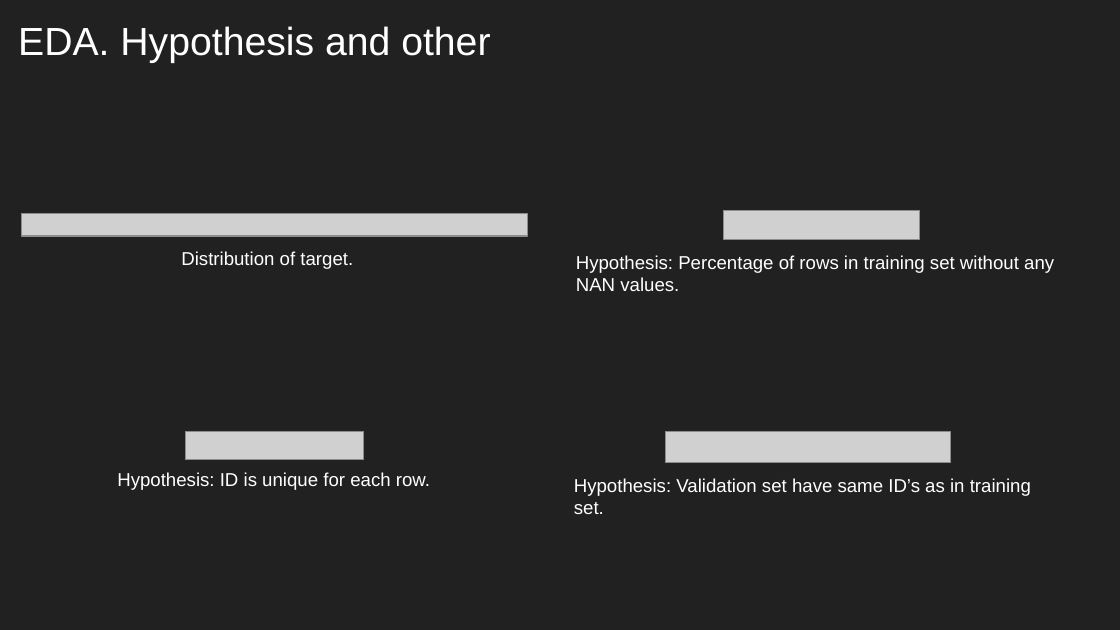
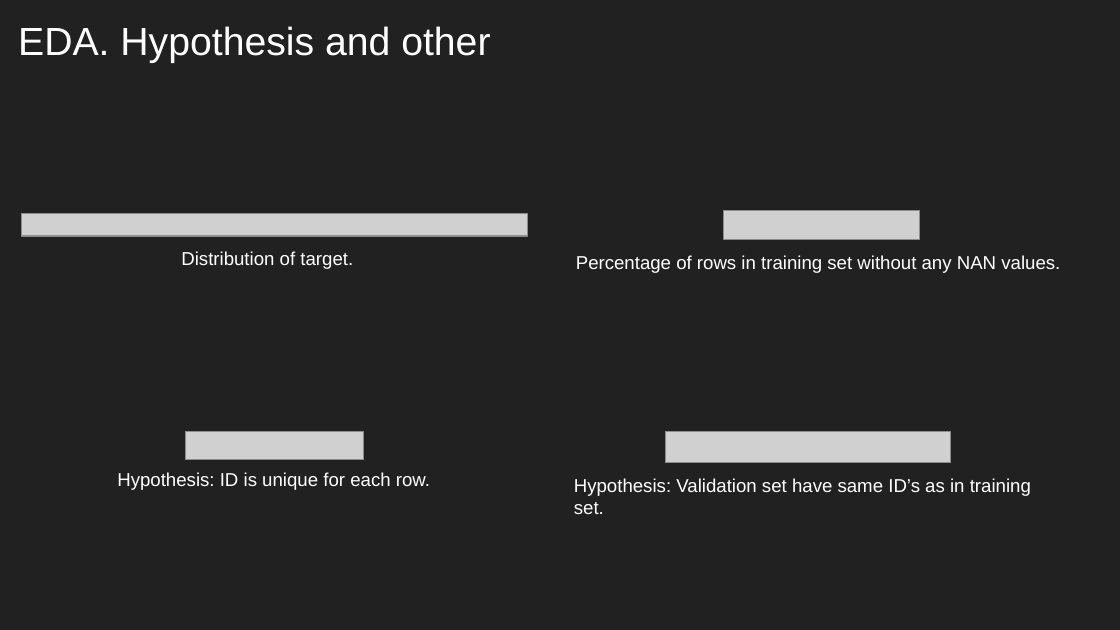
Before and after one commit to kiru883/A1_10_22, a slide deck: slide 3 of presentations/Task_2.pptx. Drawn at 1120x630 pixels with LibreOffice and Linux fonts; fonts in the diff are those of the drawing; grey boxes stand for pictures. Boxes give left, top, right and bottom in pixels: in the first picture for what was removed or moved away, otherwise in the second. Text is boxed around its words. In the diff, an @@ line names an element or a change of style, - is before the commit and + after.

```diff
--- a/presentations/Task_2.pptx
+++ b/presentations/Task_2.pptx
@@ text at (x1=576, y1=255, x2=1060, y2=273): text changed @@
-Hypothesis: Percentage of rows in training set without any NAN values.
+Percentage of rows in training set without any NAN values.
```
Also in this commit, not shown: 2 other slides changed, 3 other files.
